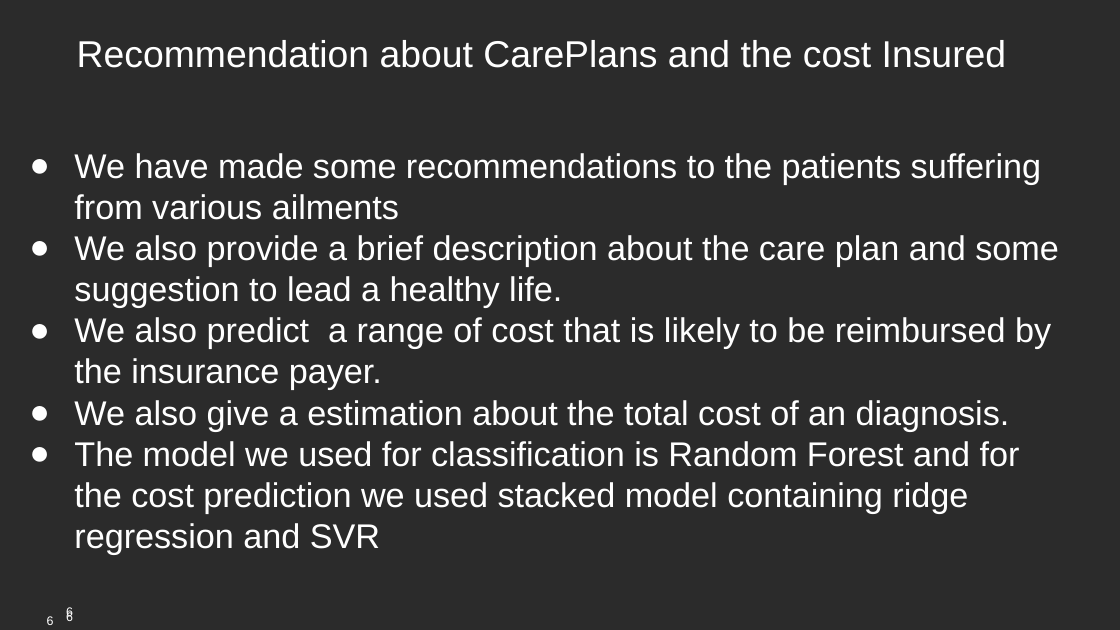
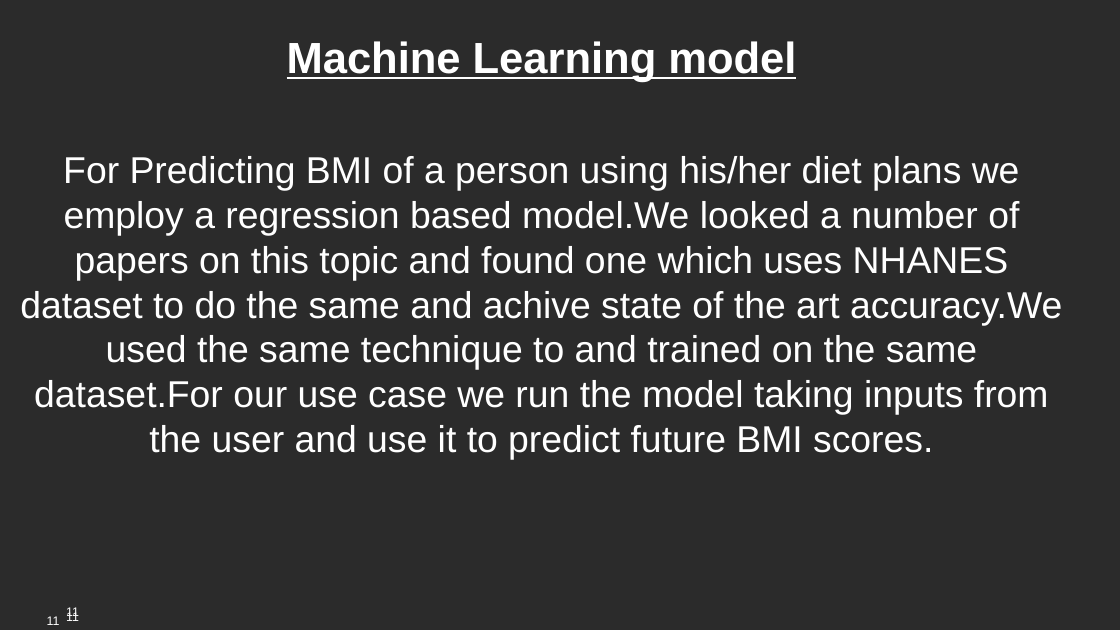
Before and after one commit to abhi1998das/optum2, a slide deck: slide 11 of PPT/Jadavpur_university_Team 32_bits.pptx (slide 6 before the commit). Drawn at 1120x630 pixels with LibreOffice and Linux fonts; fonts in the diff are those of the drawing; background and template pictures are left out; a plain dark background stands for a picture behind light text. Boxes give left, top, right and bottom in pixels: in the first picture for what was removed or moved away, otherwise in the second. Text is boxed around its words. In the diff, an @@ line names an element or a change of style, - is before the commit and + after.

```diff
--- a/PPT/Jadavpur_university_Team 32_bits.pptx
+++ b/PPT/Jadavpur_university_Team 32_bits.pptx
@@ text at [20,41,1062,460]: text changed; size 22 to 24 pt @@
-Recommendation about CarePlans and the cost Insured
-● We have made some recommendations to the patients suffering from various ailments
-● We also provide a brief description about the care plan and some suggestion to lead a healthy life.
-● We also predict a range of cost that is likely to be reimbursed by the insurance payer.
-● We also give a estimation about the total cost of an diagnosis.
-● The model we used for classification is Random Forest and for the cost prediction we used stacked model containing ridge regression and SVR
+Machine Learning model
+For Predicting BMI of a person using his/her diet plans we employ a regression based model.We looked a number of papers on this topic and found one which uses NHANES dataset to do the same and achive state of the art accuracy.We used the same technique to and trained on the same dataset.For our use case we run the model taking inputs from the user and use it to predict future BMI scores.
@@ page number at [47,616,60,625]: text changed @@
-6
+11
@@ page number at [66,607,79,619]: text changed @@
-6
+11
@@ page number at [66,611,79,621]: text changed @@
-6
+11
```
Also in this commit, not shown: 4 other slides changed, 11 slides added, 3 slides removed, 1 other file.
